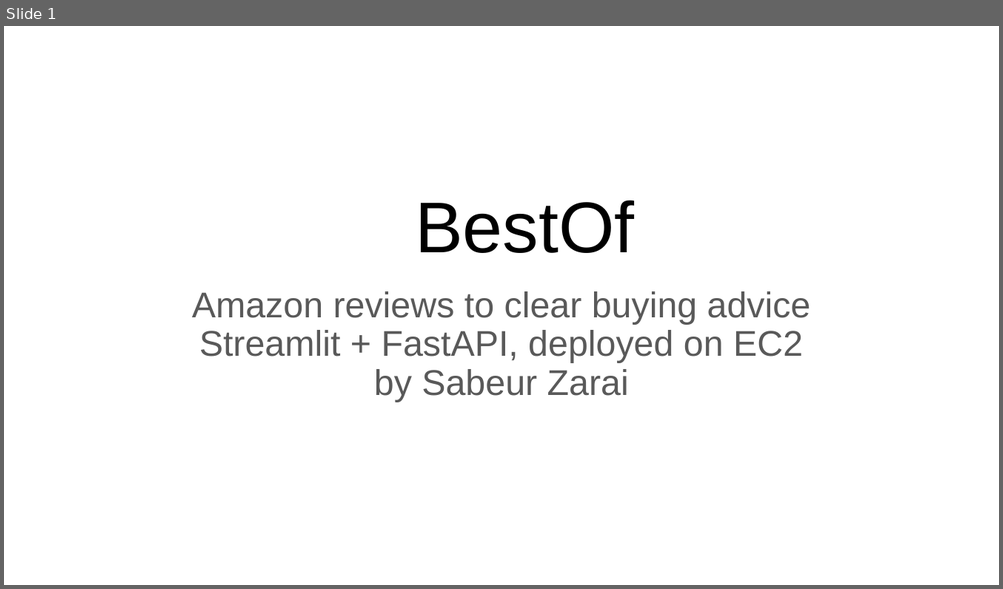
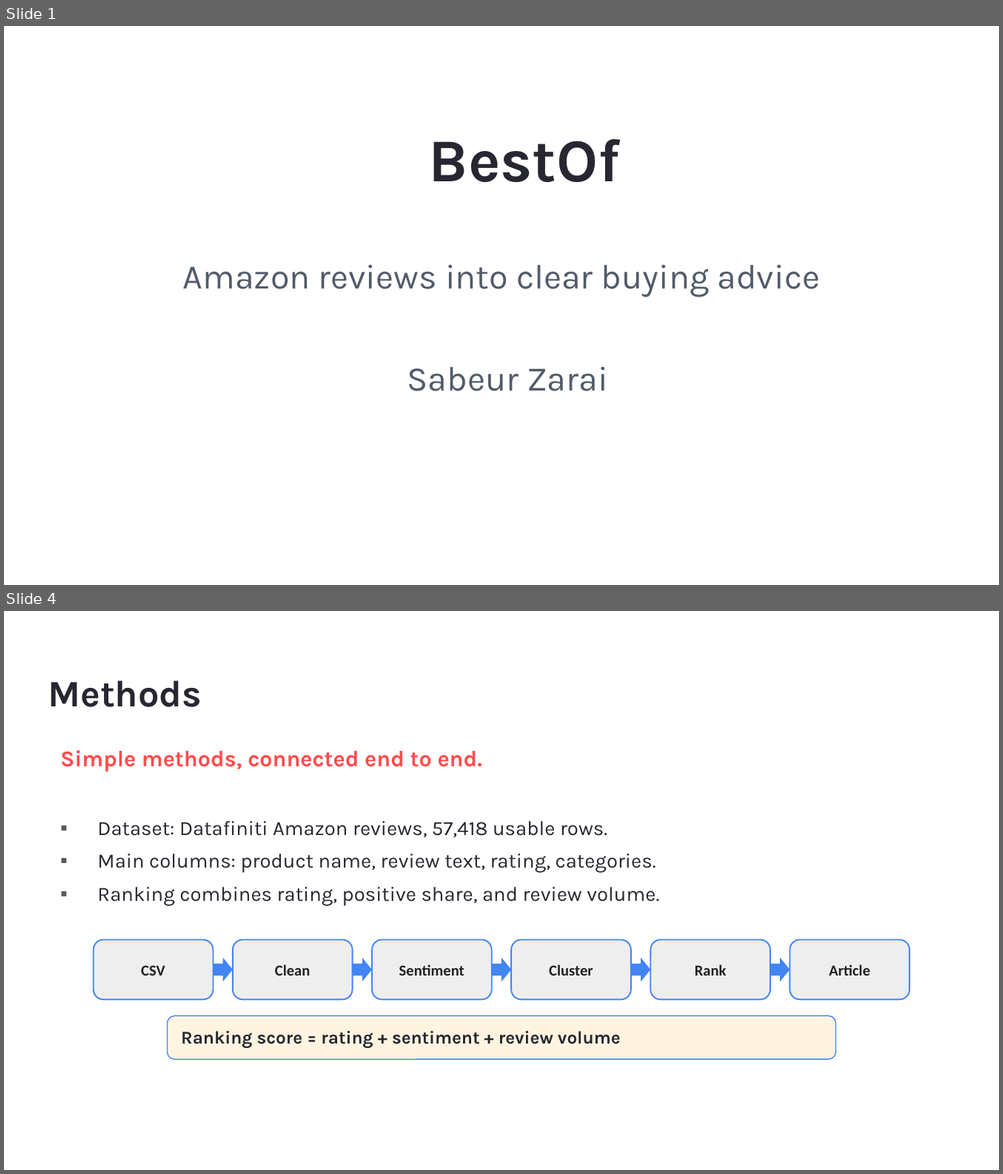
Before and after one commit to sabeurzarai/BestOf, a slide deck: BestOf_presentation.pptx. Shown one above the other, each under a label of ours: slide 1 before the commit, slides 1 and 4 after it; the slides between them are not shown. The pictures are 1003x589 and 1003x1174 pixels, drawn with LibreOffice and Linux fonts; fonts in the diff are those of the drawing. Boxes give left, top, right and bottom in pixels: in the first picture for what was removed or moved away, otherwise in the second. Text is boxed around its words. In the diff, an @@ line names an element or a change of style, - is before the commit and + after.

```diff
--- a/BestOf_presentation.pptx
+++ b/BestOf_presentation.pptx
@@ slide 4 added at box(4, 611, 999, 1170), background #FFFFFF @@
@@ title added at box(48, 681, 202, 707), 27 pt, text #262730, bold @@
+Methods
@@ text added at box(60, 750, 659, 906), 14.7 pt, text #262730 @@
+Simple methods, connected end to end.
+▪ Dataset: Datafiniti Amazon reviews, 57,418 usable rows.
+▪ Main columns: product name, review text, rating, categories.
+▪ Ranking combines rating, positive share, and review volume.
@@ rounded rectangle added at box(94, 940, 213, 1000), fill #EEEEEE, outline #4285F4 1 pt, 11 pt, text #212121, bold @@
+CSV
@@ rounded rectangle added at box(233, 940, 352, 1000), fill #EEEEEE, outline #4285F4 1 pt, 11 pt, text #212121, bold @@
+Clean
@@ rounded rectangle added at box(372, 940, 492, 1000), fill #EEEEEE, outline #4285F4 1 pt, 11 pt, text #212121, bold @@
+Sentiment
@@ rounded rectangle added at box(511, 940, 631, 1000), fill #EEEEEE, outline #4285F4 1 pt, 11 pt, text #212121, bold @@
+Cluster
@@ rounded rectangle added at box(651, 940, 770, 1000), fill #EEEEEE, outline #4285F4 1 pt, 11 pt, text #212121, bold @@
+Rank
@@ rounded rectangle added at box(790, 940, 909, 1000), fill #EEEEEE, outline #4285F4 1 pt, 11 pt, text #212121, bold @@
+Article
@@ right arrow added at box(213, 958, 233, 982), fill #4285F4 @@
@@ right arrow added at box(352, 958, 372, 982), fill #4285F4 @@
@@ right arrow added at box(492, 958, 511, 982), fill #4285F4 @@
@@ right arrow added at box(631, 958, 651, 982), fill #4285F4 @@
@@ right arrow added at box(770, 958, 790, 982), fill #4285F4 @@
@@ rounded rectangle added at box(167, 1016, 836, 1059), fill #FFF4E0, outline #4285F4 0.75 pt, 13 pt, text #262730, bold @@
+Ranking score = rating + sentiment + review volume
@@ slide 1 changed as well @@
@@ title "BestOf" at box(429, 139, 620, 182): size 52 to 44 pt, font Arial to Karla, text colour #000000 to #262730, bold on; more space between paragraphs; vertical alignment bottom to top @@
@@ subtitle at box(183, 265, 820, 392): text changed; size 25.9 to 25 pt; font Arial to Karla; text colour #595959 to #525B69 @@
-Amazon reviews to clear buying advice
-Streamlit + FastAPI, deployed on EC2
-by Sabeur Zarai
+Amazon reviews into clear buying advice
+Sabeur Zarai
```
Also in this commit, not shown: 10 other slides added, 12 slides removed, 5 other files.
